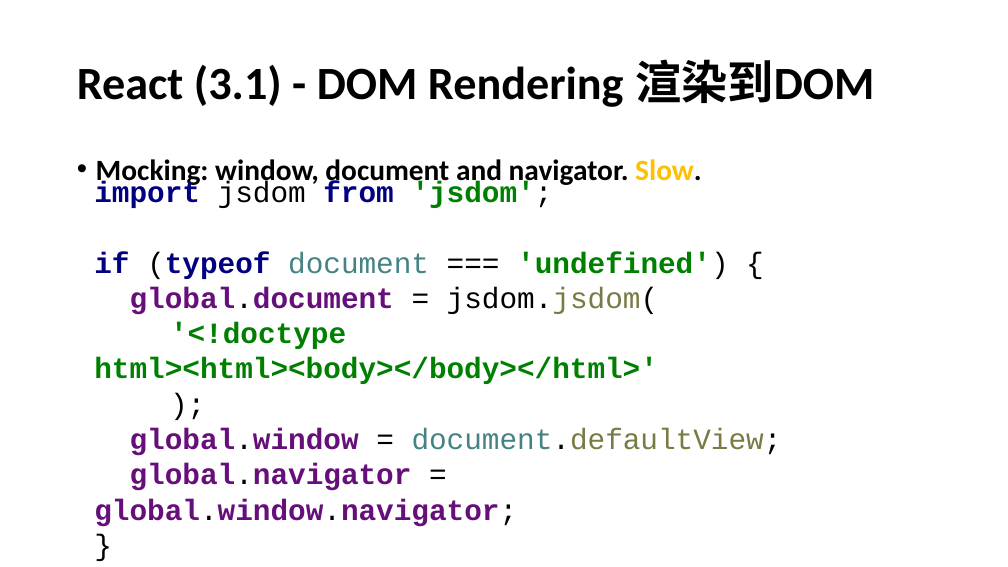
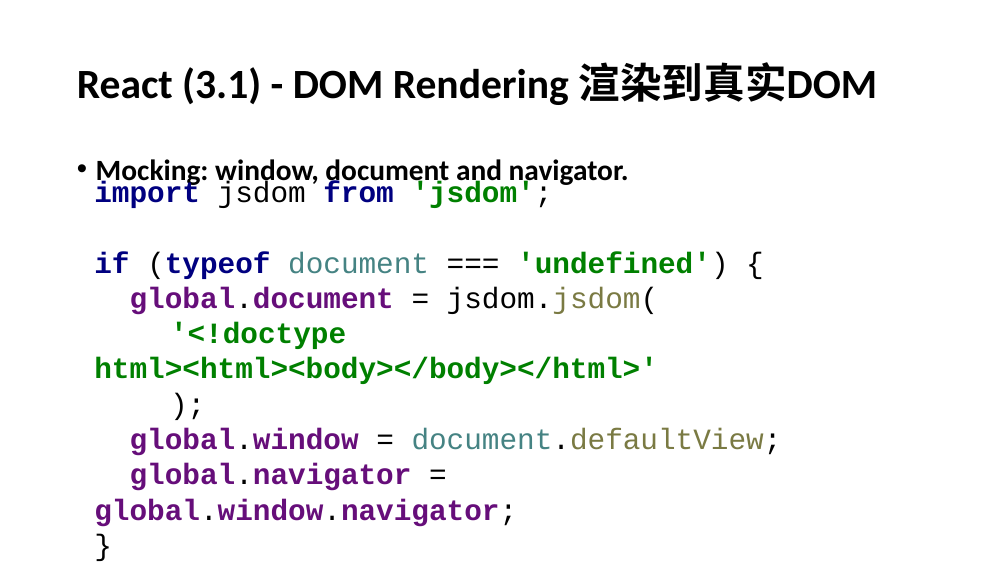
Before and after one commit to agileabc/incoming, a slide deck: slide 13 of JS Test.pptx. Drawn at 1008x567 pixels with LibreOffice and Linux fonts; fonts in the diff are those of the drawing. Boxes give left, top, right and bottom in pixels: in the first picture for what was removed or moved away, otherwise in the second. Text is boxed around its words. In the diff, an @@ line names an element or a change of style, - is before the commit and + after.

```diff
--- a/JS Test.pptx
+++ b/JS Test.pptx
@@ title at (77,62,878,105): text changed; size 44 to 39.6 pt @@
-React (3.1) - DOM Rendering 渲染到DOM
+React (3.1) - DOM Rendering 渲染到真实DOM
@@ text at (96,159,629,187): text changed @@
-• Mocking: window, document and navigator. Slow.
+• Mocking: window, document and navigator.
```
Also in this commit, not shown: 2 other slides changed, 1 other file.
